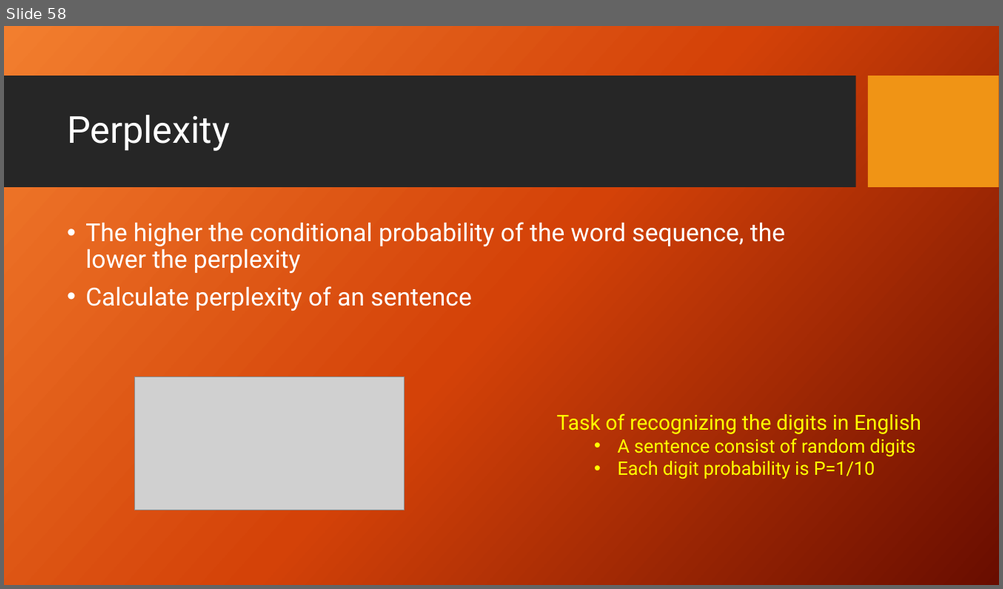
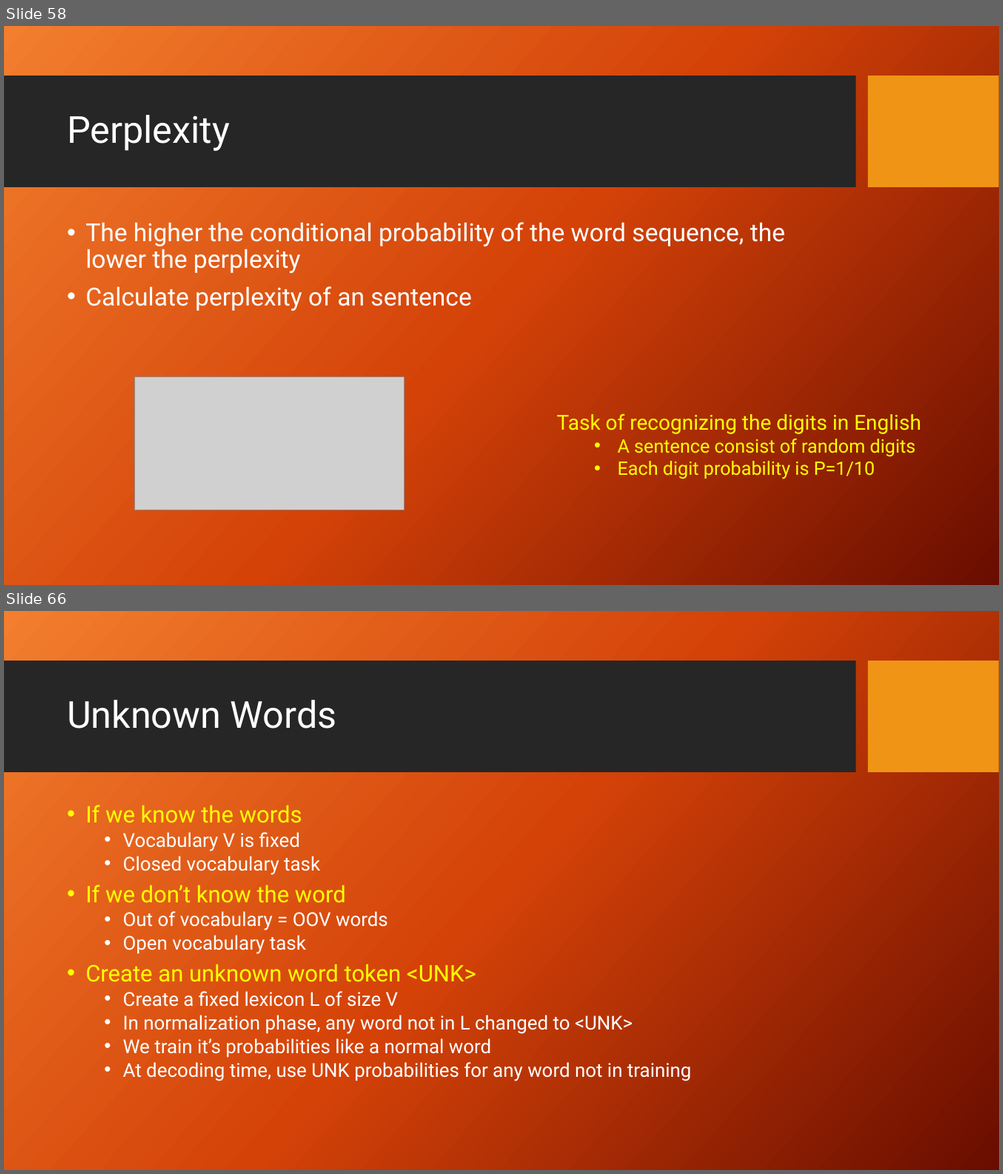
Before and after one commit to FaisalAhmedBijoy/Natural-Language-Processing-with-Python, a slide deck: docs/NLP_bangla_tutorial.pptx. Shown one above the other, each under a label of ours: slide 58 before the commit, slides 58 and 66 after it; the slides between them are not shown. The pictures are 1003x589 and 1003x1174 pixels, drawn with LibreOffice and Linux fonts; fonts in the diff are those of the drawing; grey boxes stand for pictures; background and template pictures are left out. Boxes give left, top, right and bottom in pixels: in the first picture for what was removed or moved away, otherwise in the second. Text is boxed around its words. In the diff, an @@ line names an element or a change of style, - is before the commit and + after.

Commit message:
slide update

```diff
--- a/docs/NLP_bangla_tutorial.pptx
+++ b/docs/NLP_bangla_tutorial.pptx
@@ slide 66 added at (x1=4, y1=611, x2=999, y2=1170), background picture (left out); not listed: 2 template elements that a slide beside it also shows @@
@@ title added at (x1=67, y1=700, x2=337, y2=729), 36 pt, text #FFFFFF @@
+Unknown Words
@@ text added at (x1=85, y1=805, x2=691, y2=1082), 18.5 pt, text #FFFFFF @@
+• If we know the words
+  • Vocabulary V is fixed
+  • Closed vocabulary task
+• If we don’t know the word
+  • Out of vocabulary = OOV words
+  • Open vocabulary task
+• Create an unknown word token <UNK>
+  • Create a fixed lexicon L of size V
+  • In normalization phase, any word not in L changed to <UNK>
+  • We train it’s probabilities like a normal word
+  • At decoding time, use UNK probabilities for any word not in training
```
Also in this commit, not shown: 7 other slides added.
